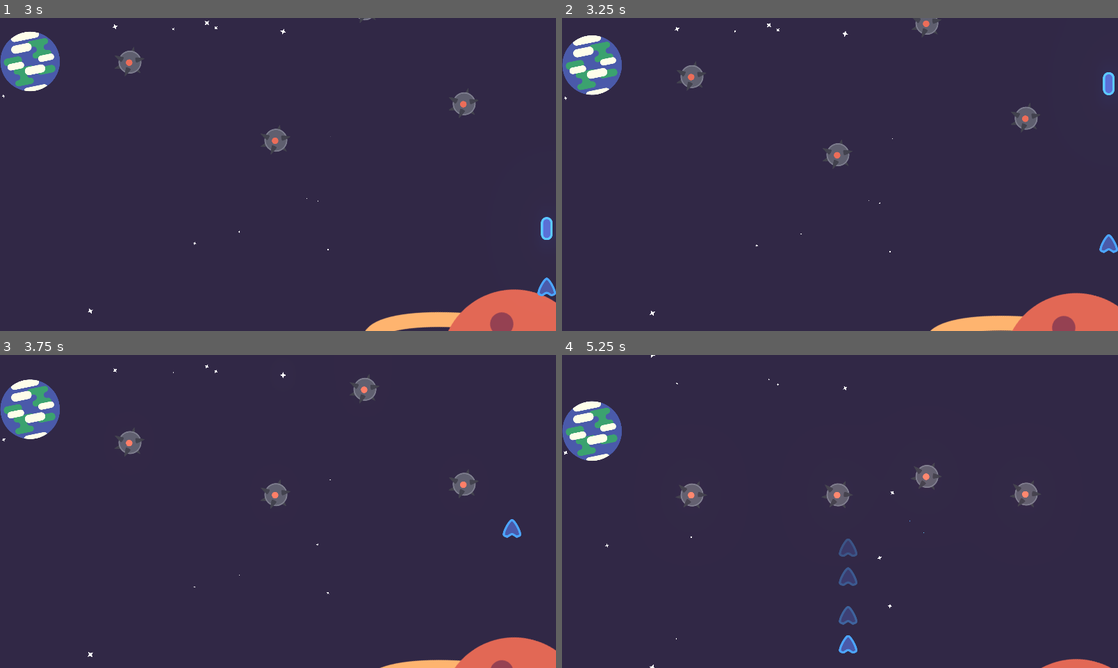
Above: before the commit, frames 1-4 (two rows, left to right).
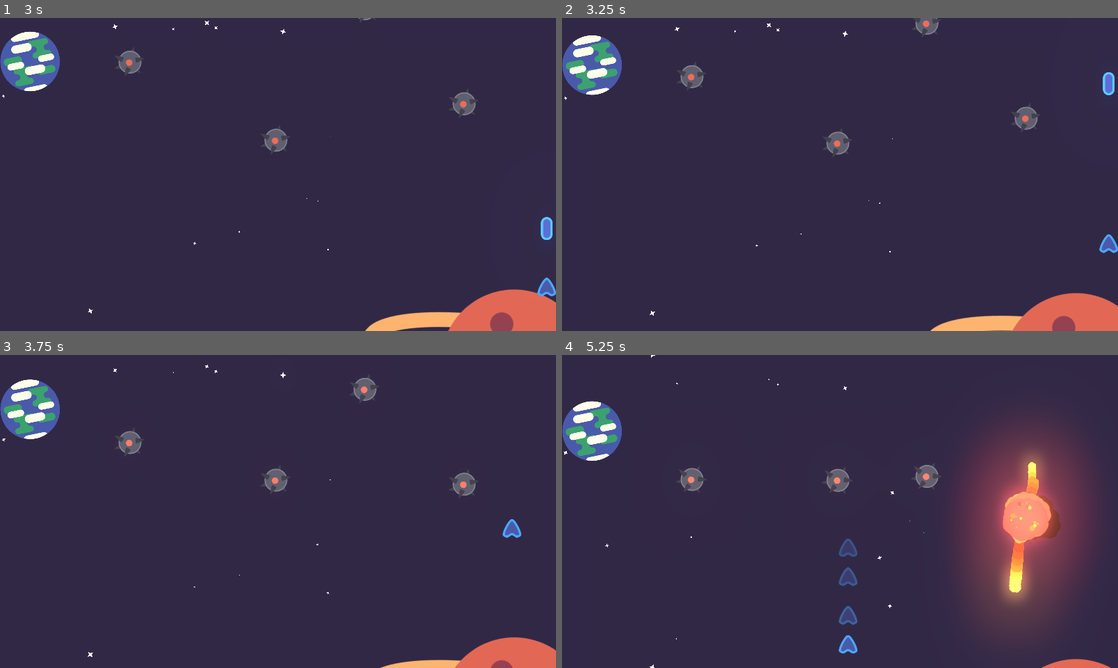
Above: after the commit, the same moments.

Repository: pigdevstudio/fermi-parallax
Game: Godot game, scene res://Levels/Level2/Level2.tscn
Two runs of this game, one before a commit and one after it. Both use one fixed random seed, a clock stepped at 60 frames per second and the inputs below. This scene is started directly instead of the project's main scene.
Inputs:
- Up to frame 1 (3 s): hold Right (move_right) 0.53-1.28 s; hold Shift (dash) 0.53-1.28 s; hold S (move_down) 1.28-2.03 s; tap Space (shoot) at 1.35, 2.85 s; hold Right (move_right) 2.03-2.78 s; hold Shift (dash) 2.03-2.78 s; hold W (move_up) from 2.78 s (still down)
- Up to frame 2 (3.25 s): keep holding W (move_up)
- Up to frame 3 (3.75 s): release W (move_up) at 3.53 s; hold A (move_left) from 3.53 s (still down); hold Shift (dash) from 3.53 s (still down)
- Up to frame 4 (5.25 s): release Shift (dash) at 4.28 s; tap Space (shoot) at 4.35 s; release A (move_left) at 5.03 s; hold S (move_down) from 5.03 s (still down); hold Shift (dash) from 5.03 s (still down)

Frame 1 is identical in both runs. In frame 2, 0.4% of the frame differs, in the area x 46-53%, y 35-48%; in frame 3, 0.4%; in frame 4, 14%, in the area x 20-96%, y 22-89%.

Commit message:
Update Mine.gd

Diff:
--- a/source/Objects/Mine/Mine.gd
+++ b/source/Objects/Mine/Mine.gd
@@ -2,10 +2,16 @@
 
 export var speed := 300.0
 export var direction := Vector2.DOWN
-
+export var wait_min := 2.5
+export var wait_max := 3.5
+onready var timer := $Timer
 onready var health := $Health
 onready var animator := $AnimationPlayer
 onready var _velocity := speed * direction
+
+
+func _ready() -> void:
+	$Timer.wait_time = rand_range(wait_min, wait_max)
 
 
 func _on_HurtBox_damage_taken(damage) -> void:
